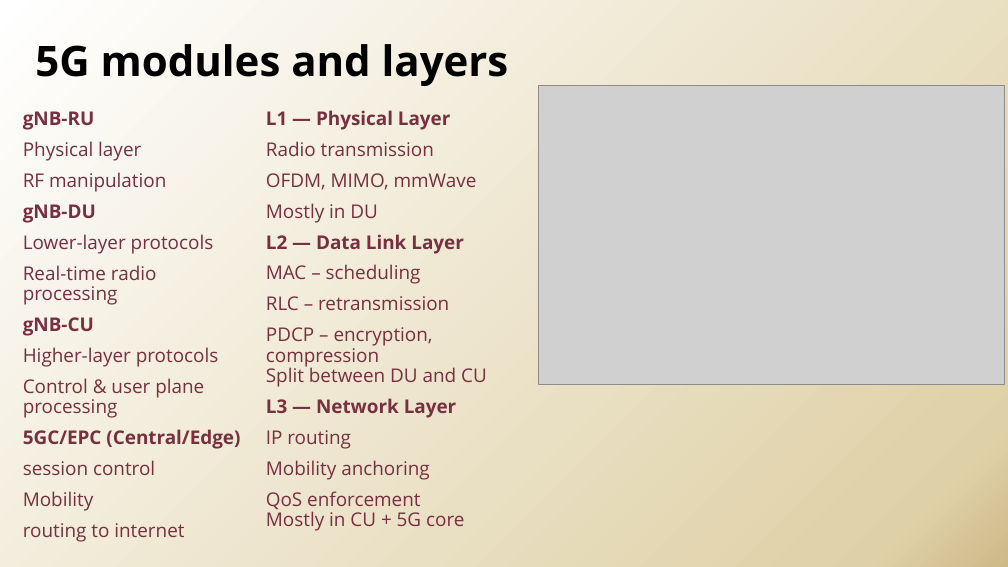
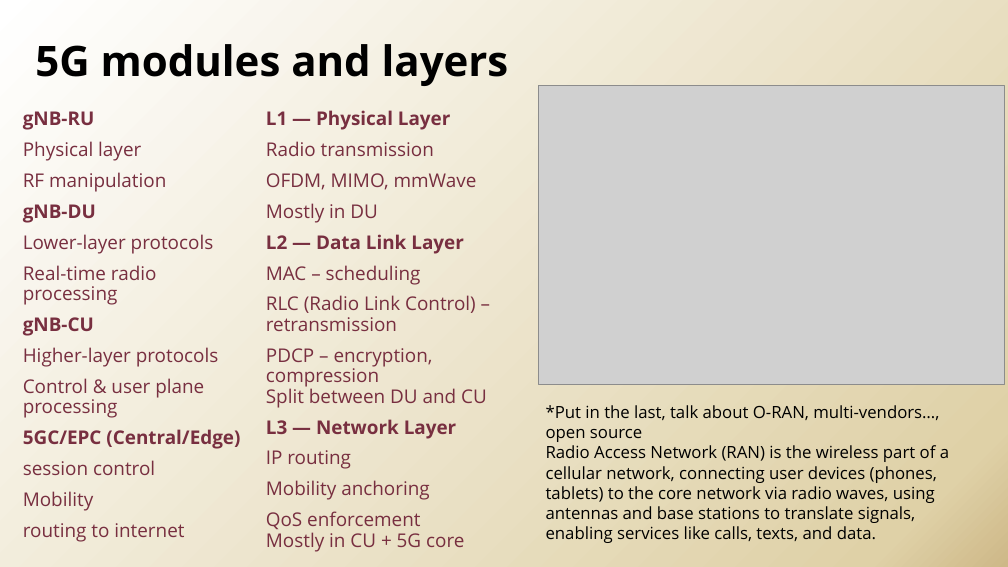
Before and after one commit to xinliulab/FSU-CIS4930-CIS5930-Future-Edge-Networks, a slide deck: slide 8 of l2_5g.pptx. Drawn at 1008x567 pixels with LibreOffice and Linux fonts; fonts in the diff are those of the drawing; grey boxes stand for pictures; background and template pictures are left out. Boxes give left, top, right and bottom in pixels: in the first picture for what was removed or moved away, otherwise in the second. Text is boxed around its words. In the diff, an @@ line names an element or a change of style, - is before the commit and + after.

```diff
--- a/l2_5g.pptx
+++ b/l2_5g.pptx
@@ text at bbox=[266, 295, 476, 331]: text changed @@
-RLC – retransmission
+RLC (Radio Link Control) – retransmission
@@ text added at bbox=[546, 405, 949, 543], 16 pt, text #000000 @@
+*Put in the last, talk about O-RAN, multi-vendors…, open source
+Radio Access Network (RAN) is the wireless part of a cellular network, connecting user devices (phones, tablets) to the core network via radio waves, using antennas and base stations to translate signals, enabling services like calls, texts, and data.
```
Also in this commit, not shown: 8 other slides changed, 2 slides added.
